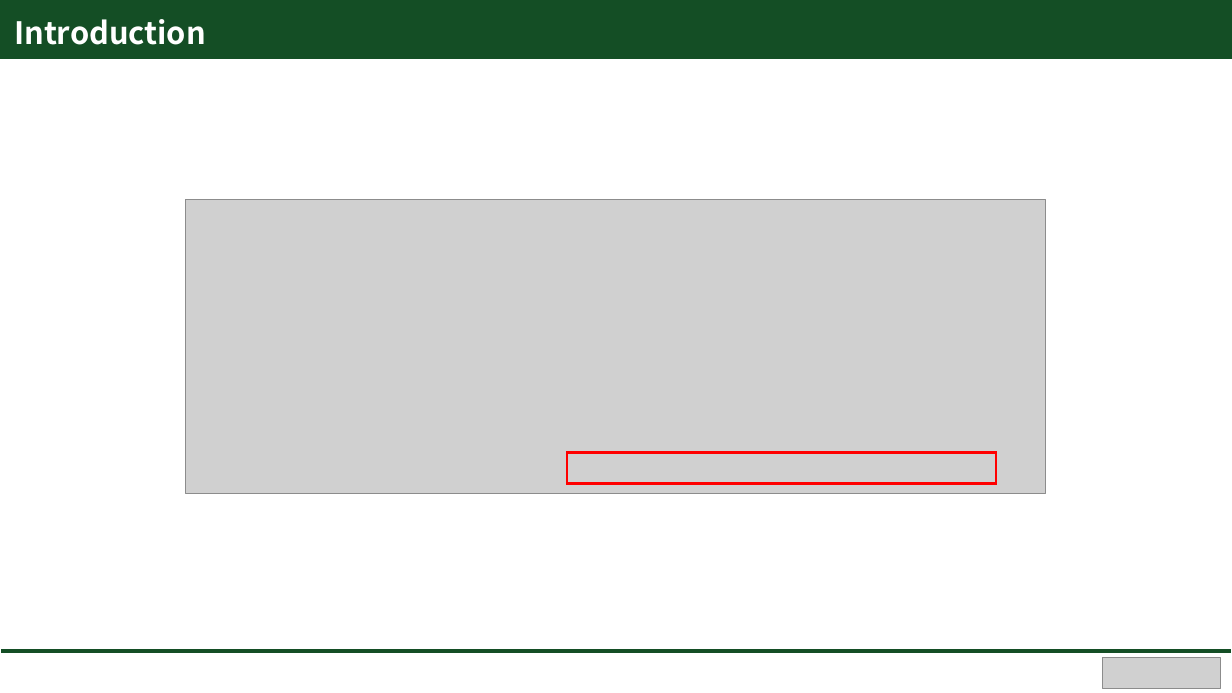
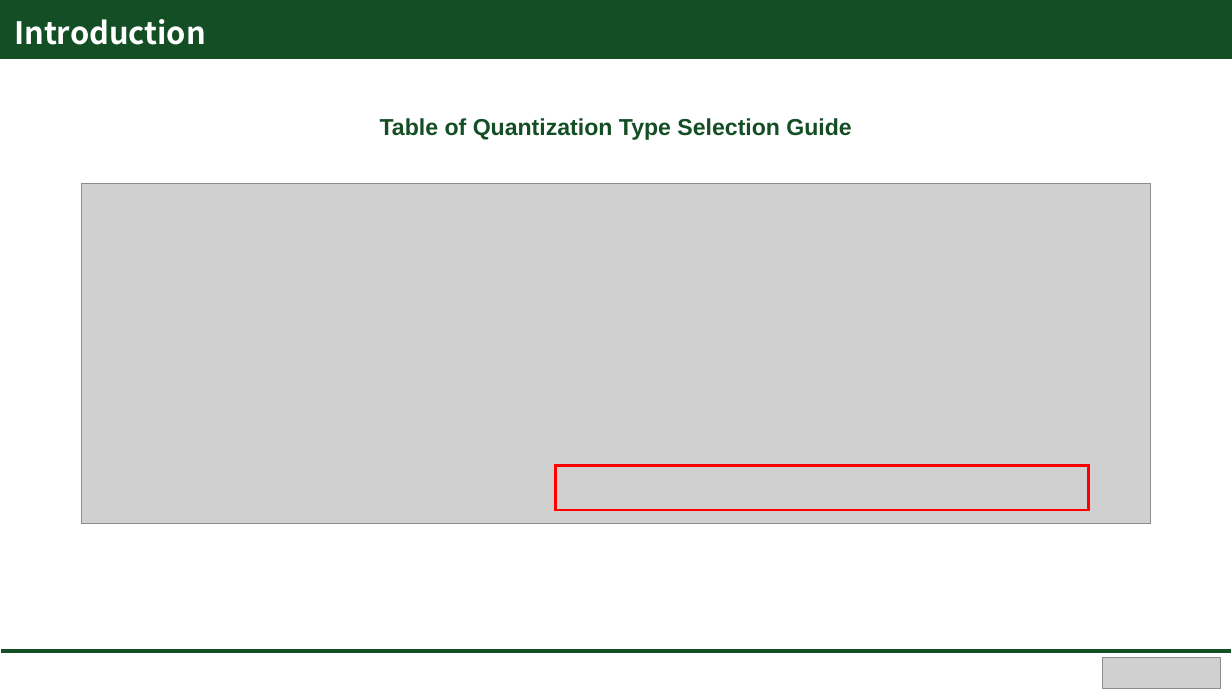
Before and after one commit to Hongsehyun/SV_Intern_Memo, a slide deck: slide 6 of 1. Study Summary/Paper Review/[2nd_Paper Review] Introduction and Execution of Quantization based on PyTorch.pptx. Drawn at 1232x693 pixels with LibreOffice and Linux fonts; fonts in the diff are those of the drawing; grey boxes stand for pictures. Boxes give left, top, right and bottom in pixels: in the first picture for what was removed or moved away, otherwise in the second. Text is boxed around its words. In the diff, an @@ line names an element or a change of style, - is before the commit and + after.

```diff
--- a/1. Study Summary/Paper Review/[2nd_Paper Review] Introduction and Execution of Quantization based on PyTorch.pptx
+++ b/1. Study Summary/Paper Review/[2nd_Paper Review] Introduction and Execution of Quantization based on PyTorch.pptx
@@ text added at (380, 118, 851, 140), 18 pt, text #144E25, bold @@
+Table of Quantization Type Selection Guide
@@ picture: place and size @@
-picture at (186, 200, 1046, 494)
+picture at (81, 183, 1151, 524)
@@ rectangle: place and size @@
-rectangle at (567, 452, 996, 483)
+rectangle at (555, 465, 1089, 510)
```
Also in this commit, not shown: 10 other slides changed, 1 slide added, 2 slides removed, 2 other files.
